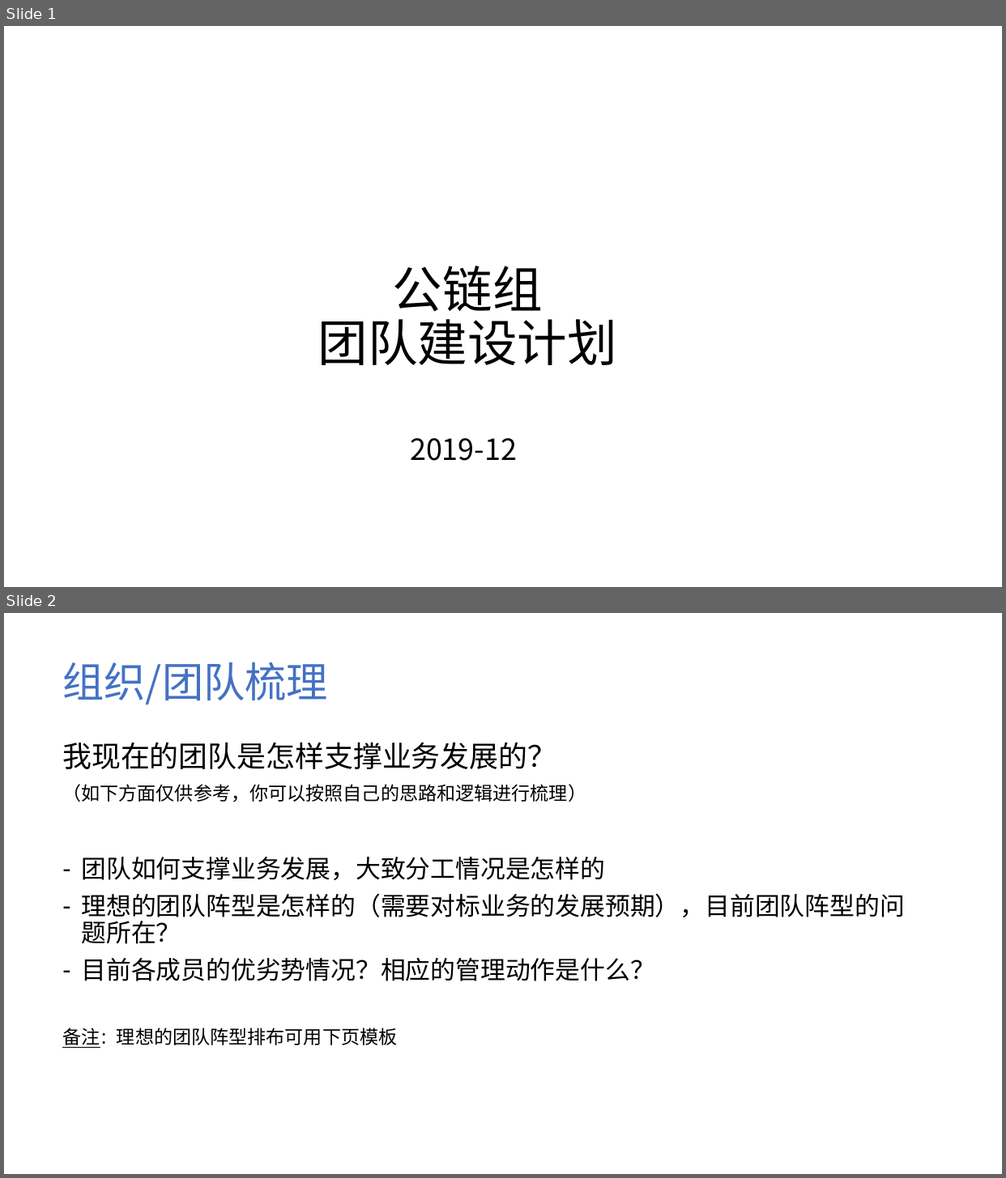
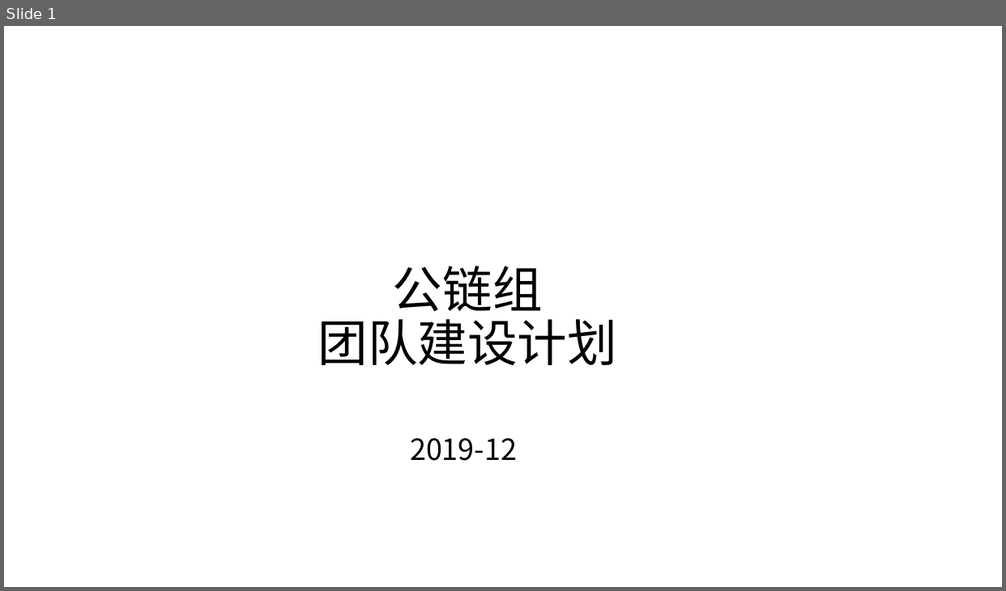
Before and after one commit to cmdpos/gaia, a slide deck: ppt/关于团队建设 - 公链组汇报.pptx. Shown one above the other, each under a label of ours: slides 1 and 2 before the commit, slide 1 after it. The pictures are 1006x1178 and 1006x591 pixels, drawn with LibreOffice and Linux fonts; fonts in the diff are those of the drawing; background and template pictures are left out. Boxes give left, top, right and bottom in pixels: in the first picture for what was removed or moved away, otherwise in the second. Text is boxed around its words. In the diff, an @@ line names an element or a change of style, - is before the commit and + after.

```diff
--- a/ppt/关于团队建设 - 公链组汇报.pptx
+++ b/ppt/关于团队建设 - 公链组汇报.pptx
@@ slide 2 removed at [4, 613, 1002, 1174], background picture (left out) @@
@@ title removed at [62, 662, 328, 705] @@
-组织/团队梳理
@@ text removed at [62, 742, 904, 1048] @@
-我现在的团队是怎样支撑业务发展的？
-（如下方面仅供参考，你可以按照自己的思路和逻辑进行梳理）
-– 团队如何支撑业务发展，大致分工情况是怎样的
-– 理想的团队阵型是怎样的（需要对标业务的发展预期），目前团队阵型的问题所在？
-– 目前各成员的优劣势情况？相应的管理动作是什么？
-备注：理想的团队阵型排布可用下页模板
```
Also in this commit, not shown: 7 slides changed, 1 slide added.
